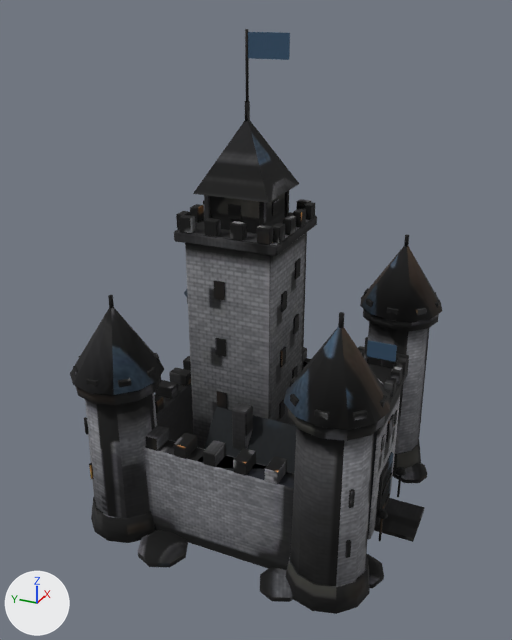
Before and after pictures for a commit that changed the glTF model public/models/wacht_hq.glb.
The view is the same before and after, from a camera (50 mm lens) standing at (-13.45, -5.75, 11.21) and looking at (-0.31, 0.16, 4.64). Arrows for +X, +Y and +Z are at lower left; the lights stay in place. The first picture is the older version. Vertices at exactly the same position are counted once.

The first picture shows 'Fahne1', 'Fahne2', 'wacht_hq'.
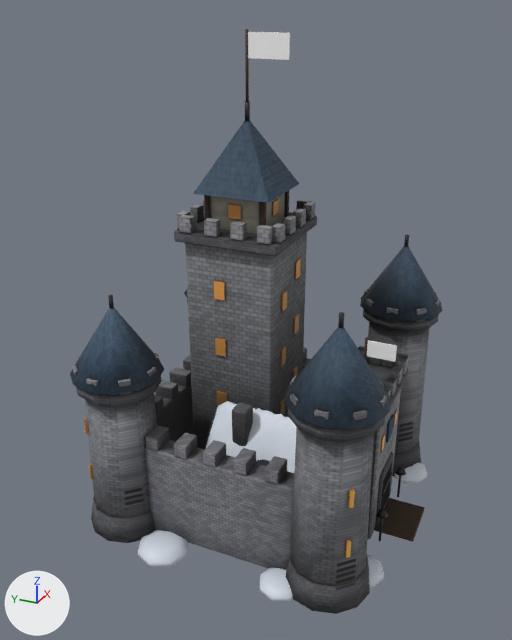
Changed parts and their boxes (x1, y1, x2, y2) in the pictures (512 x 640 px):
'Schnee', added
    after: (138, 401, 427, 602)
'Fahne1', recoloured (dark blue to white)
    both: (248, 32, 290, 60)
'Fahne2', recoloured (dark blue to white)
    both: (367, 340, 397, 362)
part 1 of me_hofboden, deleted
    before: (138, 463, 427, 602)
part 2 of me_hofboden, surface changed (lighter)
    both: (70, 29, 442, 614)

Diff of the bpy script that builds the scene:
```diff
--- a/public/models/wacht_hq.glb.py
+++ b/public/models/wacht_hq.glb.py
@@ mat_tuch @@
 mat_tuch = principled_material('tuch')
-mat_tuch.base_color = (0.0343, 0.0802, 0.144)  # dark blue #34506a
+mat_tuch.base_color = (1.0, 1.0, 1.0)  # white #ffffff
 mat_tuch.roughness = 0.95
@@ mat_schnee @@
+mat_schnee = principled_material('Schnee')
+mat_schnee.base_color = (0.665, 0.723, 0.807)  # white #d5dde8
@@ me_hofboden @@
 # used by ob_wacht_hq; location = (0.0, 0.0, 0.0)
-me_hofboden.from_pydata(...)  # 4188 vertices, 7576 faces; spans x -3.62..3.77, y -3.85..3.67, z -0.25..10.6
+me_hofboden.from_pydata(...)  # 3916 vertices, 7064 faces; spans x -3.45..3.45, y -3.85..3.45, z 0.0..10.6
+# me_hofboden part 1: 8 loose pieces with 272 vertices, spanning x -3.62..3.77, y -3.63..3.67, z -0.25..0.25, are deleted
+# me_hofboden part 2: 6982 kept faces spanning x -3.45..3.45, y -3.85..3.45, z 0.0..10.6 get new texture (UV) coordinates
 me_hofboden.materials.append(mat_wacht_hq_gebacken)
@@ me_schneedecke @@
+me_schneedecke.from_pydata(...)  # 688 vertices, 1232 faces; spans x -3.62..3.77, y -3.63..3.67, z -0.25..2.95
+me_schneedecke.materials.append(mat_schnee)  # white #d5dde8
@@ ob_schnee @@
+ob_schnee = bpy.data.objects.new('Schnee', me_schneedecke)
+ob_schnee.location = (0.0, 0.0, 0.0)
```
